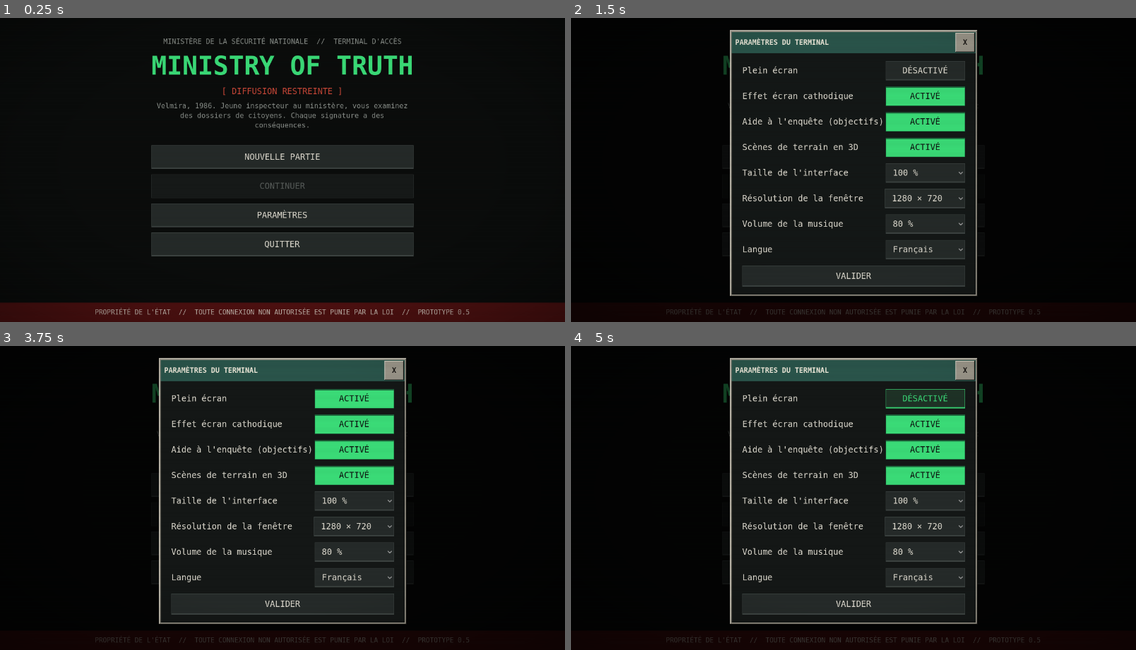
Above: before the commit, frames 1-4 (two rows, left to right).
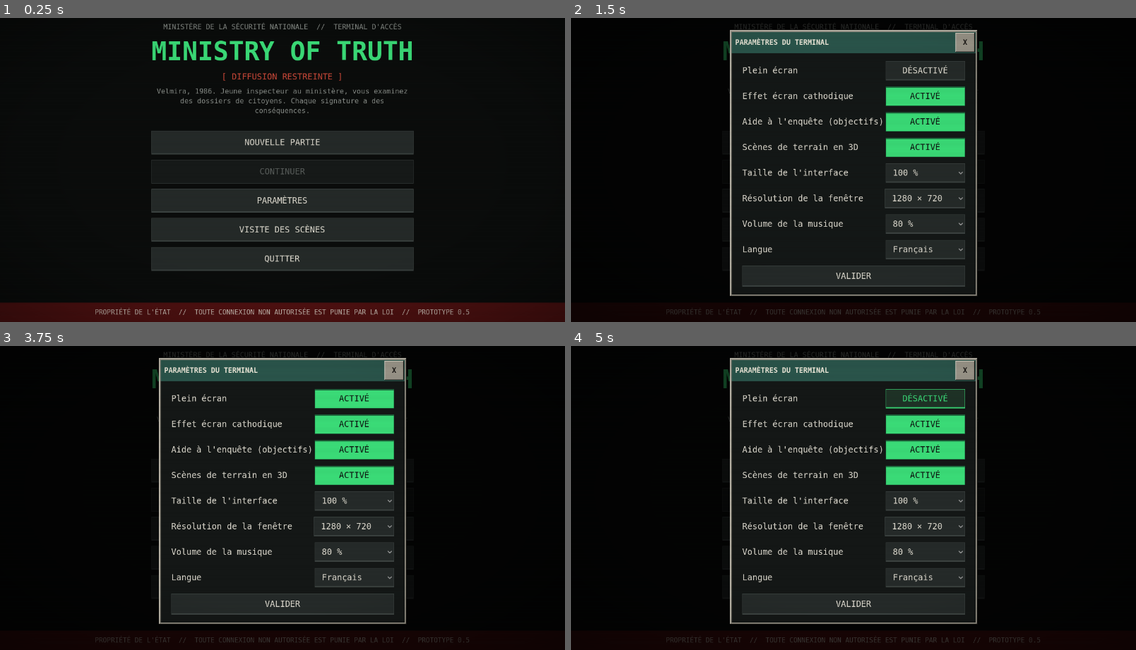
Above: after the commit, the same moments.

Repository: r65z40/truth
Game: Godot game, scene res://scenes/main_menu/main_menu.tscn
The game is run twice, just before and just after one commit, with the same random seed, the same clock (stepped at 60 frames per second) and the same inputs.
Inputs (mouse positions are in pixels of both pictures, inside the frame that each line leads up to):
- Up to frame 1 (0.25 s): no input
- Up to frame 2 (1.5 s): click "PARAMÈTRES" at 0.5 s; click (853, 230) at 1.25 s, where only the run after the commit has a clickable "VISITE DES SCÈNES"
- Up to frame 3 (3.75 s): click "NOUVELLE PARTIE" at 2 s; click "NOUVELLE PARTIE" at 2.75 s; click "DÉSACTIVÉ" at 3.5 s
- Up to frame 4 (5 s): click "ACTIVÉ" at 4.25 s

The runs differ from the first frame. In frame 1, 13% of the frame differs, in the area x 26-74%, y 1-84%; in frame 2, 0.3%; in frame 3, 0.3%; in frame 4, 0.3%.

Commit message:
Outil de visite des scènes (galerie d'aperçu)
Ajoute un écran « Visite des scènes » accessible depuis le menu principal :
une galerie qui ouvre n'importe quelle scène en aperçu, sans dérouler
l'histoire (menu, introduction, bureau, chaque dossier, chaque scène de
terrain). Chaque aperçu part d'une nouvelle partie en mémoire ; rien n'est
sauvegardé, et un bouton « ← Galerie » ramène à la liste.

FieldScreen.preview() affiche une scène de terrain sans conditions ni coût
en heures (partie bac à sable).

Co-Authored-By: Claude Opus 4.8 <noreply@anthropic.com>
Claude-Session: https://claude.ai/code/session_01S6Q64qV8A21FGrmgUc6GYw

Diff:
--- /dev/null
+++ b/scenes/debug/scene_gallery.gd
@@ -0,0 +1,172 @@
+extends Control
+## Outil de visite des scènes : ouvre n'importe quelle scène du jeu en aperçu,
+## sans dérouler l'histoire. Accessible depuis le menu principal.
+##
+## Mode bac à sable : chaque entrée repart d'une nouvelle partie en mémoire ;
+## rien n'est sauvegardé. Les scènes de terrain passent par FieldScreen.preview
+## (sans conditions ni coût en heures).
+
+const MENU_SCENE := "res://scenes/main_menu/main_menu.tscn"
+const INTRO_SCENE := "res://scenes/intro/intro.tscn"
+const DESK_SCENE := "res://scenes/desk/desk.tscn"
+
+var _list: Control
+var _stage: Control
+var _back_button: Button
+var _note_label: Label
+var _current: Node
+
+
+func _ready() -> void:
+	set_anchors_preset(Control.PRESET_FULL_RECT)
+	Music.play_context("menu")
+	_build_ui.call_deferred()
+
+
+func _build_ui() -> void:
+	var bg := ColorRect.new()
+	bg.set_anchors_preset(Control.PRESET_FULL_RECT)
+	bg.color = Color(0.043, 0.051, 0.047)
+	add_child(bg)
+
+	_list = _build_list()
+	add_child(_list)
+
+	_stage = Control.new()
+	_stage.name = "Stage"
+	_stage.set_anchors_preset(Control.PRESET_FULL_RECT)
+	_stage.hide()
+	add_child(_stage)
+
+	_back_button = Button.new()
+	_back_button.text = "← GALERIE"
+	_back_button.focus_mode = Control.FOCUS_NONE
+	_back_button.custom_minimum_size = Vector2(140, 44)
+	_back_button.set_anchors_preset(Control.PRESET_TOP_RIGHT)
+	_back_button.offset_left = -156
+	_back_button.offset_top = 12
+	_back_button.offset_right = -12
+	_back_button.offset_bottom = 56
+	_back_button.z_index = 100
+	_back_button.hide()
+	_back_button.pressed.connect(_close)
+	add_child(_back_button)
+
+
+## Construit la liste des entrées, groupées par catégorie.
+func _build_list() -> Control:
+	var scroll := ScrollContainer.new()
+	scroll.set_anchors_preset(Control.PRESET_FULL_RECT)
+	scroll.horizontal_scroll_mode = ScrollContainer.SCROLL_MODE_DISABLED
+	var margin := MarginContainer.new()
+	margin.size_flags_horizontal = Control.SIZE_EXPAND_FILL
+	for side in ["left", "right", "top", "bottom"]:
+		margin.add_theme_constant_override("margin_" + side, 40)
+	scroll.add_child(margin)
+	var column := VBoxContainer.new()
+	column.add_theme_constant_override("separation", 6)
+	column.size_flags_horizontal = Control.SIZE_EXPAND_FILL
+	margin.add_child(column)
+
+	var title := Label.new()
+	title.text = "VISITE DES SCÈNES"
+	title.theme_type_variation = &"HeaderLabel"
+	title.add_theme_font_size_override("font_size", 28)
+	column.add_child(title)
+	_note_label = Label.new()
+	_note_label.theme_type_variation = &"MutedLabel"
+	_note_label.autowrap_mode = TextServer.AUTOWRAP_WORD_SMART
+	_note_label.text = "Aperçu libre, sans jouer l'histoire. Rien n'est sauvegardé."
+	column.add_child(_note_label)
+
+	var back_menu := Button.new()
+	back_menu.text = "← Retour au menu principal"
+	back_menu.custom_minimum_size = Vector2(0, 44)
+	back_menu.focus_mode = Control.FOCUS_NONE
+	back_menu.pressed.connect(func() -> void: get_tree().change_scene_to_file(MENU_SCENE))
+	column.add_child(back_menu)
+
+	_add_section(column, "ÉCRANS")
+	_add_entry(column, "Menu principal", func() -> void: _open_scene(MENU_SCENE))
+	_add_entry(column, "Introduction", func() -> void: _open_scene(INTRO_SCENE))
+	_add_entry(column, "Bureau (nouvelle partie)", func() -> void: _open_desk(func(_d: Node) -> void: pass))
+
+	_add_section(column, "DOSSIERS")
+	for case_id in CaseLibrary.get_case_ids():
+		var case_data := CaseLibrary.get_case(case_id)
+		var label := "N° %s — %s" % [case_id, case_data.get("title", case_id)]
+		var id: String = case_id
+		_add_entry(column, label, func() -> void: _open_desk(func(d: Node) -> void: d.open_case(id)))
+
+	_add_section(column, "TERRAIN (interrogatoires / perquisitions)")
+	for case_id in CaseLibrary.get_case_ids():
+		var scene := FieldRules.scene_for_case(CaseLibrary.get_case(case_id))
+		if scene.is_empty():
+			continue
+		var label := "%s — N° %s" % [scene.get("title", case_id), case_id]
+		var id: String = case_id
+		_add_entry(column, label, func() -> void: _open_field(id))
+
+	return scroll
+
+
+func _add_section(column: VBoxContainer, text: String) -> void:
+	var label := Label.new()
+	label.theme_type_variation = &"StampLabel"
+	label.text = text
+	label.add_theme_font_size_override("font_size", 15)
+	column.add_child(HSeparator.new())
+	column.add_child(label)
+
+
+func _add_entry(column: VBoxContainer, text: String, action: Callable) -> void:
+	var button := Button.new()
+	button.text = text
+	button.custom_minimum_size = Vector2(0, 44)
+	button.alignment = HORIZONTAL_ALIGNMENT_LEFT
+	button.focus_mode = Control.FOCUS_NONE
+	button.pressed.connect(action)
+	column.add_child(button)
+
+
+## Monte une scène déjà instanciée dans l'aire d'aperçu et masque la liste.
+func _mount(node: Node) -> void:
+	_close()
+	_current = node
+	_stage.add_child(node)
+	_list.hide()
+	_stage.show()
+	_back_button.show()
+
+
+## Ferme l'aperçu en cours et revient à la liste.
+func _close() -> void:
+	if _current and is_instance_valid(_current):
+		_current.queue_free()
+	_current = null
+	_stage.hide()
+	_back_button.hide()
+	_list.show()
+
+
+func _open_scene(path: String) -> void:
+	_mount(load(path).instantiate())
+
+
+## Ouvre le bureau dans une partie neuve, puis applique une action (ouvrir un
+## dossier, lancer un aperçu de terrain…).
+func _open_desk(after: Callable) -> void:
+	GameState.new_game()
+	var desk: Node = load(DESK_SCENE).instantiate()
+	_mount(desk)
+	await get_tree().process_frame
+	await get_tree().process_frame
+	if is_instance_valid(desk):
+		after.call(desk)
+
+
+## Aperçu d'une scène de terrain, via le bureau (FieldScreen.preview).
+func _open_field(case_id: String) -> void:
+	_open_desk(func(desk: Node) -> void:
+		if not desk.field_screen.preview(case_id):
+			_note_label.text = "La scène de terrain du dossier %s est indisponible." % case_id)
--- /dev/null
+++ b/scenes/debug/scene_gallery.tscn
@@ -0,0 +1,10 @@
+[gd_scene format=3]
+
+[ext_resource type="Script" path="res://scenes/debug/scene_gallery.gd" id="1_script"]
+
+[node name="SceneGallery" type="Control"]
+layout_mode = 3
+anchors_preset = 15
+anchor_right = 1.0
+anchor_bottom = 1.0
+script = ExtResource("1_script")
--- a/scenes/field/field_screen.gd
+++ b/scenes/field/field_screen.gd
@@ -36,9 +36,29 @@
 
 ## Commence la scène de terrain du dossier. Renvoie false si elle est impossible.
 func open(case_id: String) -> bool:
-	scene = GameState.start_field(case_id)
-	if scene.is_empty():
+	var new_scene := GameState.start_field(case_id)
+	if new_scene.is_empty():
 		return false
+	_show_scene(new_scene)
+	return true
+
+
+## Aperçu d'une scène de terrain sans conditions ni coût en heures (outil de
+## visite des scènes). Prépare un état de scène neuf pour que l'affichage et les
+## choix fonctionnent dans une partie bac à sable.
+func preview(case_id: String) -> bool:
+	var new_scene := GameState.get_field_scene(case_id)
+	if new_scene.is_empty():
+		return false
+	if not GameState.field_scenes.has(new_scene.id):
+		GameState.field_scenes[new_scene.id] = {"turns_used": 0, "chosen": [], "finished": false}
+	_show_scene(new_scene)
+	return true
+
+
+## Affiche une scène (décor, sujet, intro, indice) et rafraîchit les choix.
+func _show_scene(new_scene: Dictionary) -> void:
+	scene = new_scene
 	_presenting = false
 	_title_label.text = scene.get("title", "")
 	_art.subject = scene.get("subject", {}).get("photo", {})
@@ -51,7 +71,6 @@
 			else "Cliquez sur un endroit du dessin pour le fouiller. Ce que vous trouvez est versé au dossier.")
 	show()
 	_refresh()
-	return true
 
 
 func is_3d() -> bool:
--- a/scenes/main_menu/main_menu.gd
+++ b/scenes/main_menu/main_menu.gd
@@ -3,6 +3,7 @@
 
 const DESK_SCENE := "res://scenes/desk/desk.tscn"
 const INTRO_SCENE := "res://scenes/intro/intro.tscn"
+const GALLERY_SCENE := "res://scenes/debug/scene_gallery.tscn"
 
 @onready var _continue_button: Button = %ContinueButton
 @onready var _quit_button: Button = %QuitButton
@@ -17,6 +18,7 @@
 	%NewGameButton.pressed.connect(_on_new_game_pressed)
 	_continue_button.pressed.connect(continue_game)
 	%SettingsButton.pressed.connect(open_settings)
+	%GalleryButton.pressed.connect(func() -> void: get_tree().change_scene_to_file(GALLERY_SCENE))
 	_settings_window.closed.connect(_settings_layer.hide)
 	_quit_button.pressed.connect(func() -> void: get_tree().quit())
 	%ConfirmYesButton.pressed.connect(start_new_game)
--- a/scenes/main_menu/main_menu.tscn
+++ b/scenes/main_menu/main_menu.tscn
@@ -110,6 +110,12 @@
 custom_minimum_size = Vector2(0, 54)
 layout_mode = 2
 text = "PARAMÈTRES"
+
+[node name="GalleryButton" type="Button" parent="Center/Column"]
+unique_name_in_owner = true
+custom_minimum_size = Vector2(0, 54)
+layout_mode = 2
+text = "VISITE DES SCÈNES"
 
 [node name="QuitButton" type="Button" parent="Center/Column"]
 unique_name_in_owner = true
--- a/tests/capture_screens.gd
+++ b/tests/capture_screens.gd
@@ -225,6 +225,14 @@
 	await _snap("42_settings_english")
 	menu_en.queue_free()
 	Localization.set_locale("fr")
+
+	# Outil de visite des scènes : la galerie, puis un aperçu de terrain.
+	var gallery: Node = load("res://scenes/debug/scene_gallery.tscn").instantiate()
+	get_tree().root.add_child(gallery)
+	await _snap("43_galerie_scenes")
+	gallery._open_field("51307")
+	await _snap("44_galerie_apercu_terrain", 1.2)
+	gallery.queue_free()
 	get_tree().quit()
 
 
--- a/tests/run_tests.gd
+++ b/tests/run_tests.gd
@@ -63,6 +63,7 @@
 		"test_case_53402",
 		"test_case_53517",
 		"test_case_briefings",
+		"test_scene_gallery",
 		"test_tutorial_bubble_fades",
 		"test_coach_bubble_can_be_closed",
 		"test_case_51307_depends_on_first_case",
@@ -1225,6 +1226,28 @@
 	await get_tree().process_frame
 
 
+func test_scene_gallery() -> void:
+	var menu: Control = load("res://scenes/main_menu/main_menu.tscn").instantiate()
+	get_tree().root.add_child(menu)
+	await get_tree().process_frame
+	check(menu.get_node_or_null("%GalleryButton") != null, "le menu principal propose la visite des scènes")
+	menu.queue_free()
+	var gallery: Control = load("res://scenes/debug/scene_gallery.tscn").instantiate()
+	get_tree().root.add_child(gallery)
+	await get_tree().process_frame
+	await get_tree().process_frame
+	check(gallery._list != null and gallery._list.get_child_count() > 0, "la galerie construit sa liste d'entrées")
+	gallery.queue_free()
+	# Aperçu d'une scène de terrain sans conditions ni coût en heures.
+	GameState.new_game()
+	var desk: Control = load("res://scenes/desk/desk.tscn").instantiate()
+	get_tree().root.add_child(desk)
+	await get_tree().process_frame
+	check(desk.field_screen.preview("51307"), "aperçu de terrain ouvert hors conditions de jeu")
+	desk.queue_free()
+	await get_tree().process_frame
+
+
 func test_case_briefings() -> void:
 	for case_id in CaseLibrary.get_case_ids():
 		var briefing: Dictionary = CaseLibrary.get_case(case_id).get("briefing", {})
Not shown, added: scenes/debug/scene_gallery.gd.uid
